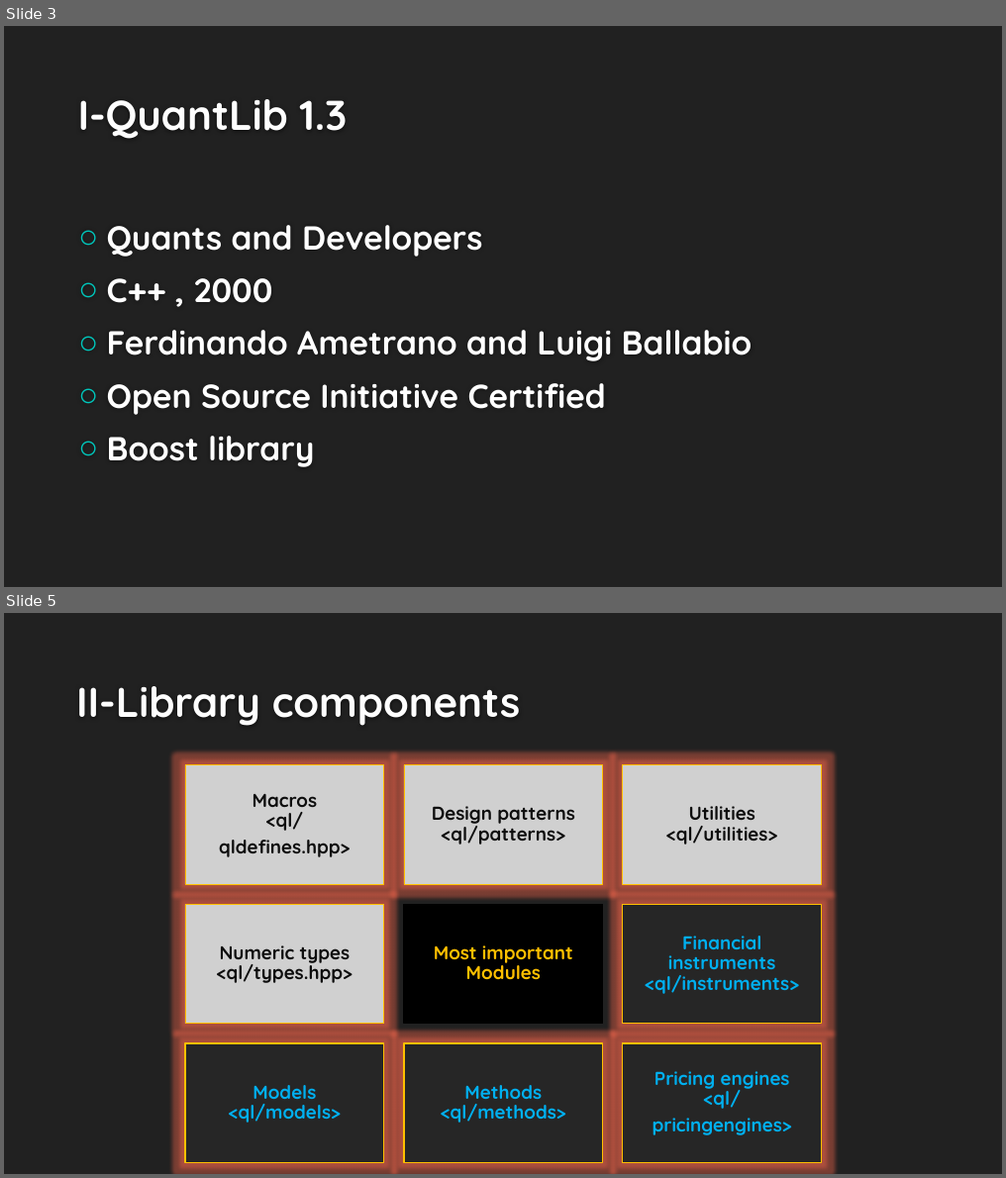
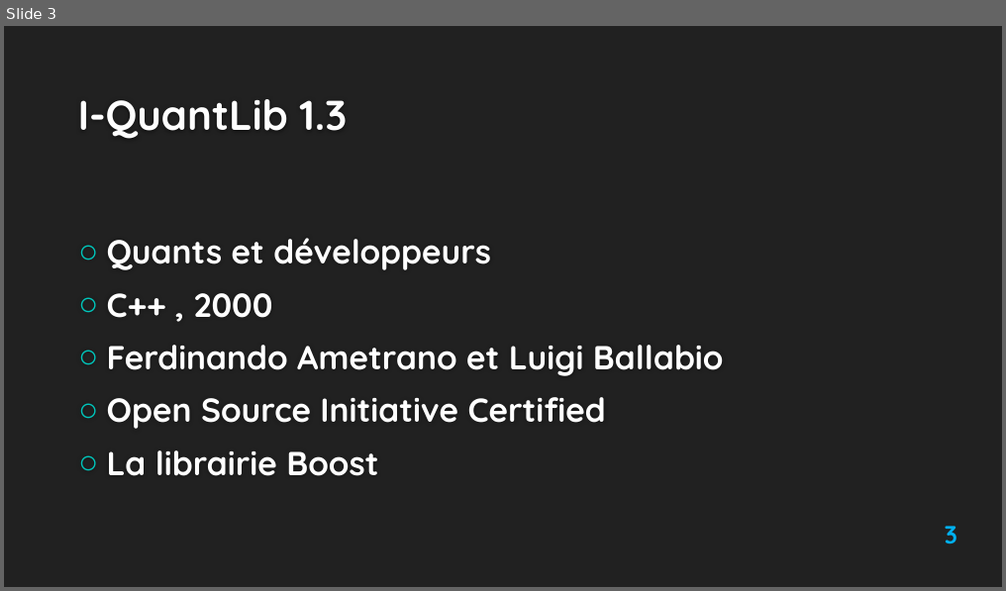
Before and after one commit to Ayadi07/Quantlib, a slide deck: report and presentation/QuantLib1.3 16-01-2014-modified version.pptx. Shown one above the other, each under a label of ours: slides 3 and 5 before the commit, slide 3 after it; the slides between them are not shown. The pictures are 1006x1178 and 1006x591 pixels, drawn with LibreOffice and Linux fonts; fonts in the diff are those of the drawing; grey boxes stand for pictures; background and template pictures are left out. Boxes give left, top, right and bottom in pixels: in the first picture for what was removed or moved away, otherwise in the second. Text is boxed around its words. In the diff, an @@ line names an element or a change of style, - is before the commit and + after.

```diff
--- a/report and presentation/QuantLib1.3 16-01-2014-modified version.pptx
+++ b/report and presentation/QuantLib1.3 16-01-2014-modified version.pptx
@@ slide 5 removed at bbox=[4, 613, 1002, 1174], background #212121 @@
@@ title removed at bbox=[76, 686, 520, 726] @@
-II-Library components
@@ group removed at bbox=[185, 765, 823, 1162]: 9 texts, 5 rectangles, 4 pictures @@
-Macros
-<ql/
-qldefines.hpp>
-Design patterns
-<ql/patterns>
-Utilities
-<ql/utilities>
-Numeric types
-<ql/types.hpp>
-Most important Modules
-Financial instruments
-<ql/instruments>
-Models
-<ql/models>
-Methods
-<ql/methods>
-Pricing engines
-<ql/
-pricingengines>
@@ slide 3 changed as well @@
@@ text at bbox=[107, 238, 491, 271]: text changed @@
-○ Quants and Developers
+○ Quants et développeurs
@@ text at bbox=[107, 345, 724, 376]: text changed @@
-○ Ferdinando Ametrano and Luigi Ballabio
+○ Ferdinando Ametrano et Luigi Ballabio
@@ text at bbox=[107, 451, 378, 476]: text changed @@
-○ Boost library
+○ La librairie Boost
@@ page number added at bbox=[944, 526, 957, 545], 24 pt, text #00B0F0, bold @@
+3
```
Also in this commit, not shown: 4 other slides changed, 16 slides added, 7 other slides removed, 2 other files.
